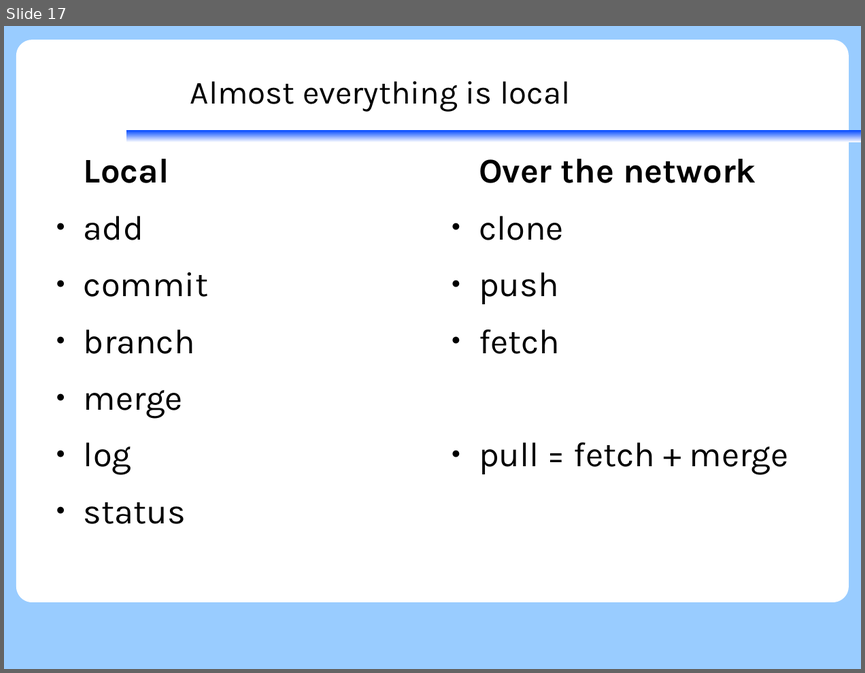
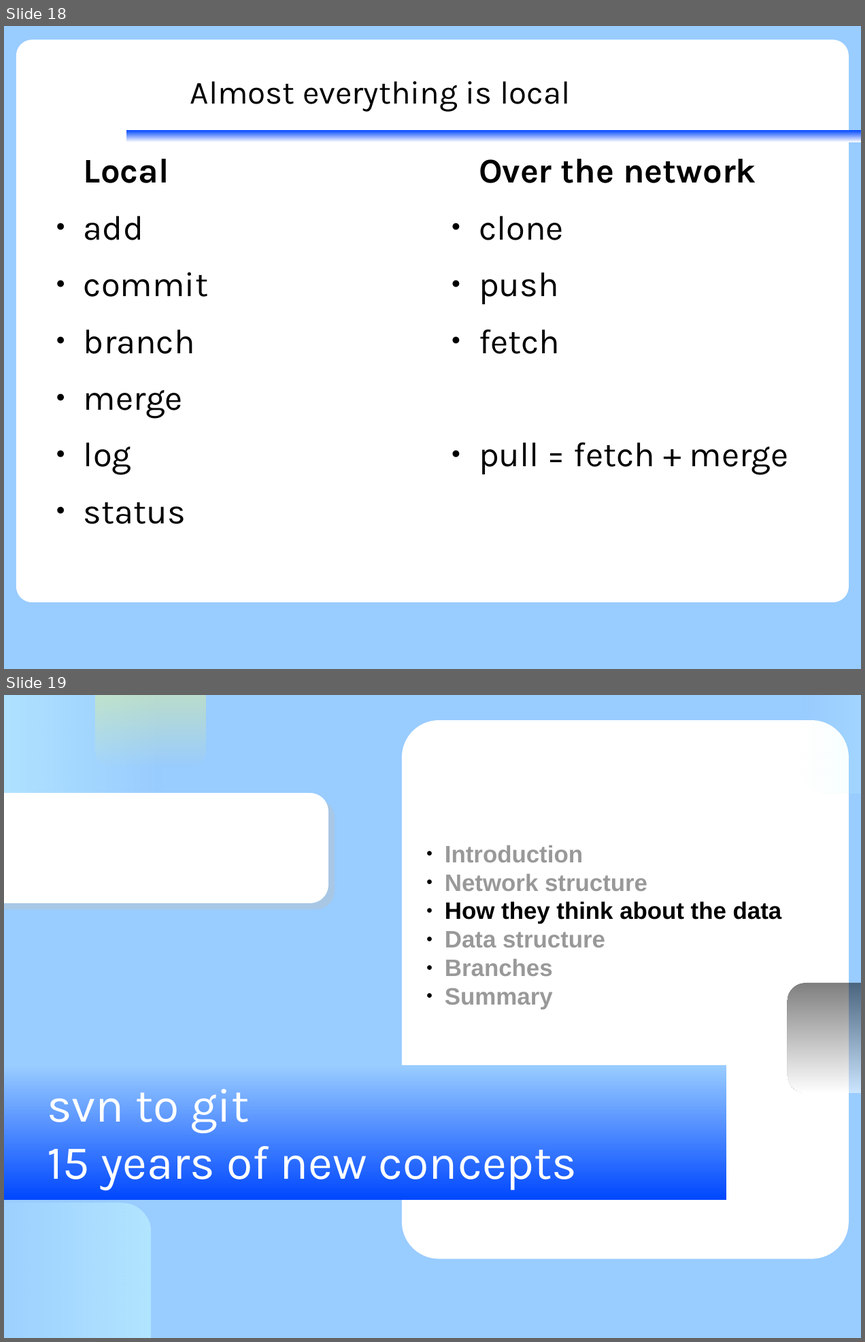
Before and after one commit to KennethNielsen/presentations, a slide deck: git/git.odp. Shown one above the other, each under a label of ours: slide 17 before the commit, slides 18 and 19 after it. The pictures are 865x673 and 865x1342 pixels, drawn with LibreOffice and Linux fonts; fonts in the diff are those of the drawing; background and template pictures are left out. Boxes give left, top, right and bottom in pixels: in the first picture for what was removed or moved away, otherwise in the second. Text is boxed around its words. In the diff, an @@ line names an element or a change of style, - is before the commit and + after.

```diff
--- a/git/git.odp
+++ b/git/git.odp
@@ slide 19 added at (4,695,861,1338), background #99CCFF @@
@@ freeform shape added at (4,695,162,854), fill gradient #CCFFFF @@
@@ rounded rectangle added at (96,695,206,769), fill gradient #FFFF66 @@
@@ freeform shape added at (800,695,861,793), fill gradient #CCFFFF @@
@@ freeform shape added at (402,720,849,1258), fill #FFFFFF @@
@@ rounded rectangle added at (4,793,329,903), fill #FFFFFF @@
@@ subtitle added at (445,845,782,1009), 22 pt, text #999999, bold @@
+● Introduction
+● Network structure
+● How they think about the data
+● Data structure
+● Branches
+● Summary
@@ rounded rectangle added at (788,983,861,1093), fill gradient #000000 to #FFFFFF @@
@@ rectangle added at (4,1065,726,1200), fill gradient #0047FF to #99CCFF @@
@@ title added at (47,1089,577,1189), 44 pt, text #FFFFFF @@
+svn to git
+15 years of new concepts
@@ freeform shape added at (4,1204,151,1338), fill gradient #CCFFFF @@
@@ what was slide 17 is now slide 18 @@
```
Also in this commit, not shown: 1 other slide added.
